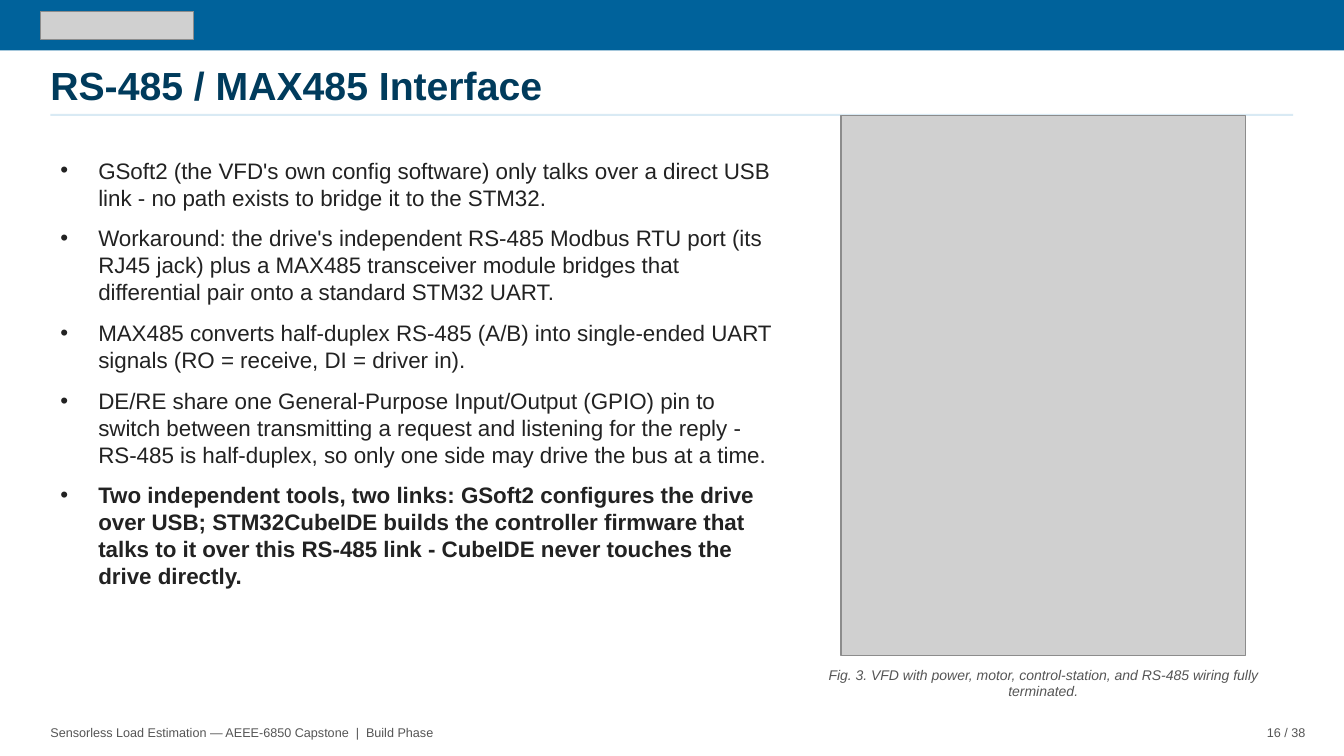
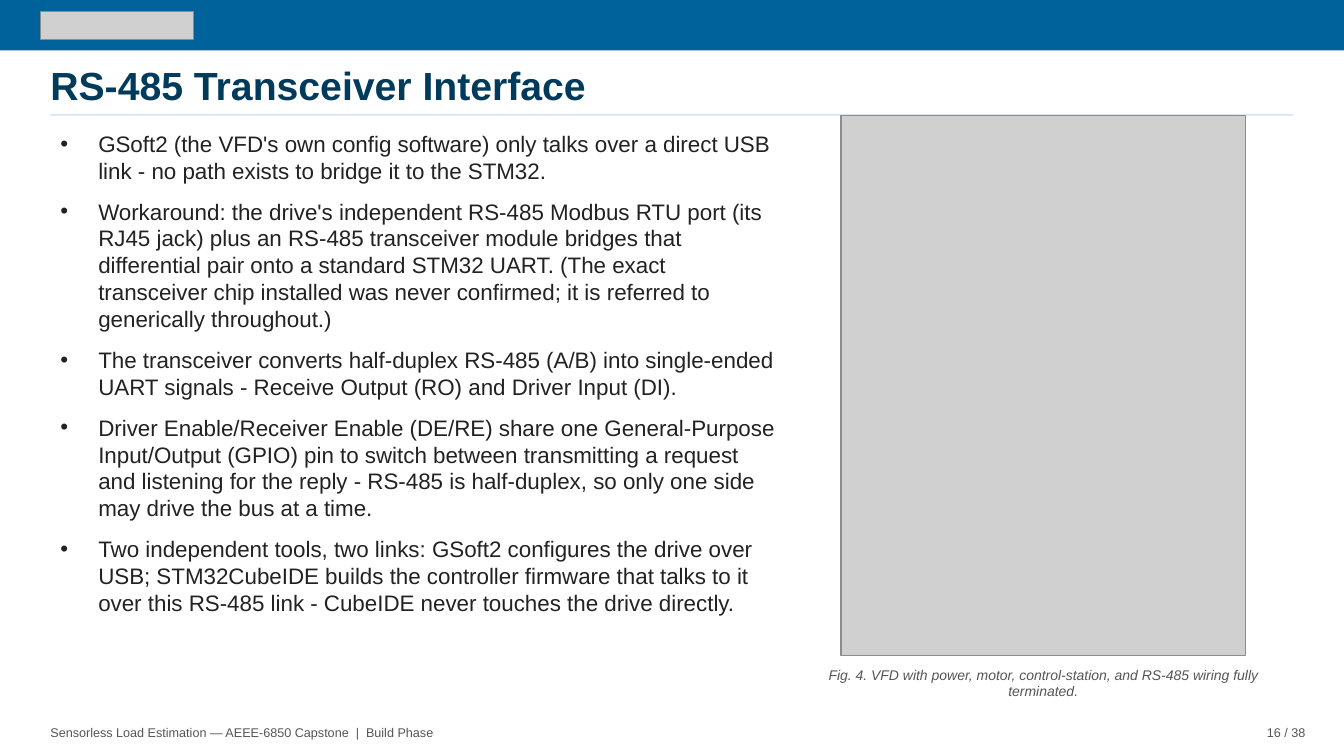
Before and after one commit to David-4529/Capstone, a slide deck: slide 16 of docs/paper/Sensorless_Load_Estimation_Deck.pptx. Drawn at 1344x756 pixels with LibreOffice and Linux fonts; fonts in the diff are those of the drawing; grey boxes stand for pictures. Boxes give left, top, right and bottom in pixels: in the first picture for what was removed or moved away, otherwise in the second. Text is boxed around its words. In the diff, an @@ line names an element or a change of style, - is before the commit and + after.

```diff
--- a/docs/paper/Sensorless_Load_Estimation_Deck.pptx
+++ b/docs/paper/Sensorless_Load_Estimation_Deck.pptx
@@ text at [50,71,586,101]: text changed @@
-RS-485 / MAX485 Interface
+RS-485 Transceiver Interface
@@ text at [98,203,774,521]: text changed @@
-• Workaround: the drive's independent RS-485 Modbus RTU port (its RJ45 jack) plus a MAX485 transceiver module bridges that differential pair onto a standard STM32 UART.
-• MAX485 converts half-duplex RS-485 (A/B) into single-ended UART signals (RO = receive, DI = driver in).
-• DE/RE share one General-Purpose Input/Output (GPIO) pin to switch between transmitting a request and listening for the reply - RS-485 is half-duplex, so only one side may drive the bus at a time.
+• Workaround: the drive's independent RS-485 Modbus RTU port (its RJ45 jack) plus an RS-485 transceiver module bridges that differential pair onto a standard STM32 UART. (The exact transceiver chip installed was never confirmed; it is referred to generically throughout.)
+• The transceiver converts half-duplex RS-485 (A/B) into single-ended UART signals - Receive Output (RO) and Driver Input (DI).
+• Driver Enable/Receiver Enable (DE/RE) share one General-Purpose Input/Output (GPIO) pin to switch between transmitting a request and listening for the reply - RS-485 is half-duplex, so only one side may drive the bus at a time.
@@ text at [98,540,752,616]: bold off in "Two independent tools, two links: GSoft2 configures ..." @@
@@ text at [829,670,1258,696]: text changed @@
-Fig. 3. VFD with power, motor, control-station, and RS-485 wiring fully terminated.
+Fig. 4. VFD with power, motor, control-station, and RS-485 wiring fully terminated.
```
Also in this commit, not shown: 7 other slides changed.
